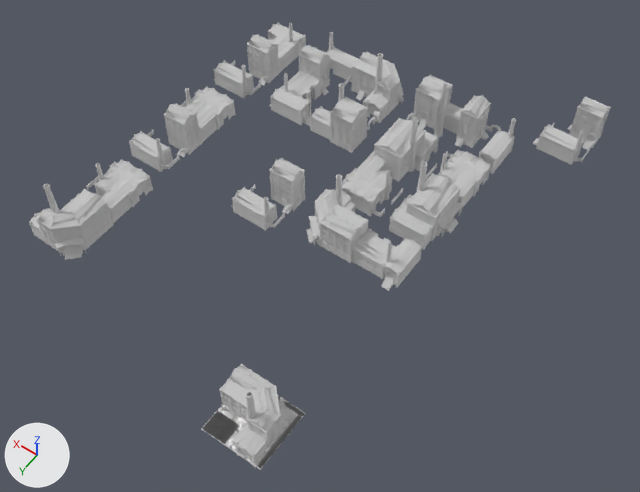
The glTF model modular-factories/data/jakob/buildings/sewing_workshop/factory_b12.gltf: old version first, new version second.
Both versions are drawn from a camera (50 mm lens) standing at (-16.1, 16.3, 44.6) and looking at (4.6, -12.7, -0.9). The lights are fixed; the arrows at lower left show +X, +Y and +Z. Objects named as collision shapes, trigger or cutter boxes, shadow casters or lower levels of detail are left out. Where no turn or scale is listed for an object, it has been applied to the vertices.

Before the edit, the objects in view are built like this:
```python
ob_b10_lod0 = bpy.data.objects.new('_b10_lod0', me_mesh_0_288)
ob_b10_lod0.parent = ob_building10
ob_b10_lod0.location = (-1.494, 0.126, 0.527)
ob_b10_lod0.rotation_euler = (0.0, 0.0, 1.571)  # degrees (0, 0, 90)
ob_b10_lod0.scale = (0.8, 0.8, 0.8)
ob_b12_lod0_001 = bpy.data.objects.new('_b12_lod0.001', me_mesh_0_500)
ob_b12_lod0_001.parent = ob_building12
ob_b12_lod0_001.location = (-0.72, 0.824, 0.808)
ob_b12_lod0_001.rotation_euler = (0.0, 0.0, -1.571)  # degrees (0, 0, -90)
ob_b12_lod0_001.scale = (0.8, 0.8, 0.8)
ob_b12_lod0_002 = bpy.data.objects.new('_b12_lod0.002', me_mesh_0_500)
ob_b12_lod0_002.parent = ob_building12_001
ob_b12_lod0_002.location = (-0.72, 0.824, 0.808)
ob_b12_lod0_002.rotation_euler = (0.0, 0.0, -1.571)  # degrees (0, 0, -90)
ob_b12_lod0_002.scale = (0.8, 0.8, 0.8)
ob_b13_lod0 = bpy.data.objects.new('_b13_lod0', me_mesh_0_523)
ob_b13_lod0.parent = ob_building13_11
ob_b13_lod0.location = (1.016, -0.69, 0.537)
ob_b13_lod0.rotation_euler = (0.0, 0.0, -1.571)  # degrees (0, 0, -90)
ob_b13_lod0.scale = (0.8, 0.8, 0.8)
ob_b2_lod0 = bpy.data.objects.new('_b2_lod0', me_mesh_0_403)
ob_b2_lod0.parent = ob_building2
ob_b2_lod0.location = (0.673, 1.605, 0.808)
ob_b2_lod0.rotation_euler = (0.0, 0.0, -1.571)  # degrees (0, 0, -90)
ob_b2_lod0.scale = (0.8, 0.8, 0.8)
ob_b2_lod0_001 = bpy.data.objects.new('_b2_lod0.001', me_mesh_0_403)
ob_b2_lod0_001.parent = ob_building2_001
ob_b2_lod0_001.location = (0.673, 1.605, 0.808)
ob_b2_lod0_001.rotation_euler = (0.0, 0.0, -1.571)  # degrees (0, 0, -90)
ob_b2_lod0_001.scale = (0.8, 0.8, 0.8)
ob_b8_lod0 = bpy.data.objects.new('_b8_lod0', me_mesh_0_366)
ob_b8_lod0.parent = ob_building8
ob_b8_lod0.location = (-1.096, 1.492, 0.808)
ob_b8_lod0.rotation_euler = (0.0, 0.0, -1.571)  # degrees (0, 0, -90)
ob_b8_lod0.scale = (0.8, 0.8, 0.8)
ob_b8_lod0_001 = bpy.data.objects.new('_b8_lod0.001', me_mesh_0_366)
ob_b8_lod0_001.parent = ob_building8_001
ob_b8_lod0_001.location = (-1.096, 1.492, 0.808)
ob_b8_lod0_001.rotation_euler = (0.0, 0.0, -1.571)  # degrees (0, 0, -90)
ob_b8_lod0_001.scale = (0.8, 0.8, 0.8)
ob_b8_lod0_002 = bpy.data.objects.new('_b8_lod0.002', me_mesh_0_366)
ob_b8_lod0_002.parent = ob_building8_002
ob_b8_lod0_002.location = (-1.096, 1.492, 0.808)
ob_b8_lod0_002.rotation_euler = (0.0, 0.0, -1.571)  # degrees (0, 0, -90)
ob_b8_lod0_002.scale = (0.8, 0.8, 0.8)
# also in view: '_b13_lod0.001' at (18.0, -16.8, 0.9); '_b8_lod0.005' at (9.2, -13.2, 1.2); '_b15_lod0.002' at (17.8, -25.7, 1.0); '_b12_lod0' at (0.1, 0.1, 1.9); '_b13_lod0.002' at (18.0, -7.9, 0.9)
```
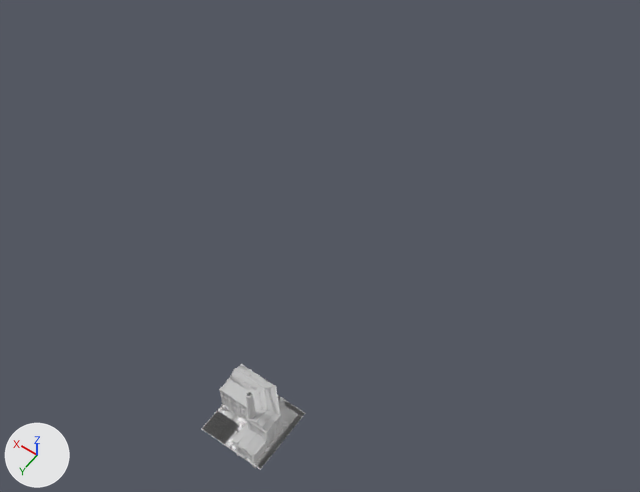
Location of each change, [x1, y1, x2, y2] in pixels of the pictures (640 x 492 px):
'_b12_lod0.002', deleted
    before: [29, 184, 113, 260]
'_b10_lod0.001', deleted
    before: [389, 161, 464, 250]
'_b12_lod0.003', deleted
    before: [307, 174, 369, 263]
'_b8_lod0.005', deleted
    before: [232, 158, 305, 231]
'_b8_lod0.002', deleted
    before: [129, 103, 201, 172]
'_b8_lod0.004', deleted
    before: [533, 97, 611, 165]
'_b15_lod0', deleted
    before: [351, 229, 422, 291]
'_b10_lod0', deleted
    before: [368, 117, 439, 182]
'_b12_lod0.001', deleted
    before: [351, 52, 404, 123]
'_b2_lod0.001', deleted
    before: [309, 83, 381, 153]
'_b8_lod0.003', deleted
    before: [214, 35, 279, 98]
'_b8_lod0', deleted
    before: [455, 95, 516, 174]
'_b13_lod0.002', deleted
    before: [86, 159, 153, 223]
'_b13_lod0.003', deleted
    before: [342, 153, 403, 217]
'_b2_lod0', deleted
    before: [406, 75, 463, 137]
'_b15_lod0.001', deleted
    before: [269, 70, 321, 126]
'_b8_lod0.001', deleted
    before: [298, 32, 359, 95]
'_b13_lod0', deleted
    before: [426, 149, 491, 212]
'_b13_lod0.001', deleted
    before: [180, 86, 236, 144]
'_b15_lod0.002', deleted
    before: [268, 22, 306, 73]

The edits, one by one:
Object '_b2_lod0' (ob_b2_lod0) is deleted.
Object '_b8_lod0' (ob_b8_lod0) is deleted.
Object '_b10_lod0' (ob_b10_lod0) is deleted.
Object '_b12_lod0.001' (ob_b12_lod0_001) is deleted.
Object '_b8_lod0.001' (ob_b8_lod0_001) is deleted.
Object '_b2_lod0.001' (ob_b2_lod0_001) is deleted.
Object '_b8_lod0.002' (ob_b8_lod0_002) is deleted.
Object '_b13_lod0' (ob_b13_lod0) is deleted.
Object '_b15_lod0' (ob_b15_lod0) is deleted.
Object '_b15_lod0.001' (ob_b15_lod0_001) is deleted.
Object '_b8_lod0.003' (ob_b8_lod0_003) is deleted.
Object '_b15_lod0.002' (ob_b15_lod0_002) is deleted.
Object '_b12_lod0.002' (ob_b12_lod0_002) is deleted.
Object '_b8_lod0.004' (ob_b8_lod0_004) is deleted.
Object '_b12_lod0.003' (ob_b12_lod0_003) is deleted.
Object '_b8_lod0.005' (ob_b8_lod0_005) is deleted.
Object '_b13_lod0.001' (ob_b13_lod0_001) is deleted.
Object '_b10_lod0.001' (ob_b10_lod0_001) is deleted.
Object '_b13_lod0.002' (ob_b13_lod0_002) is deleted.
Object '_b13_lod0.003' (ob_b13_lod0_003) is deleted.
